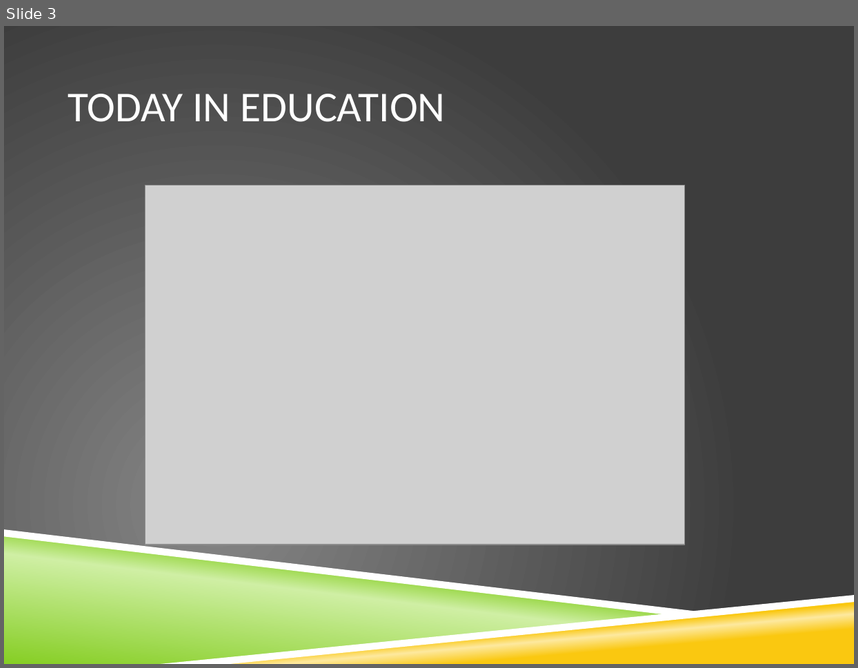
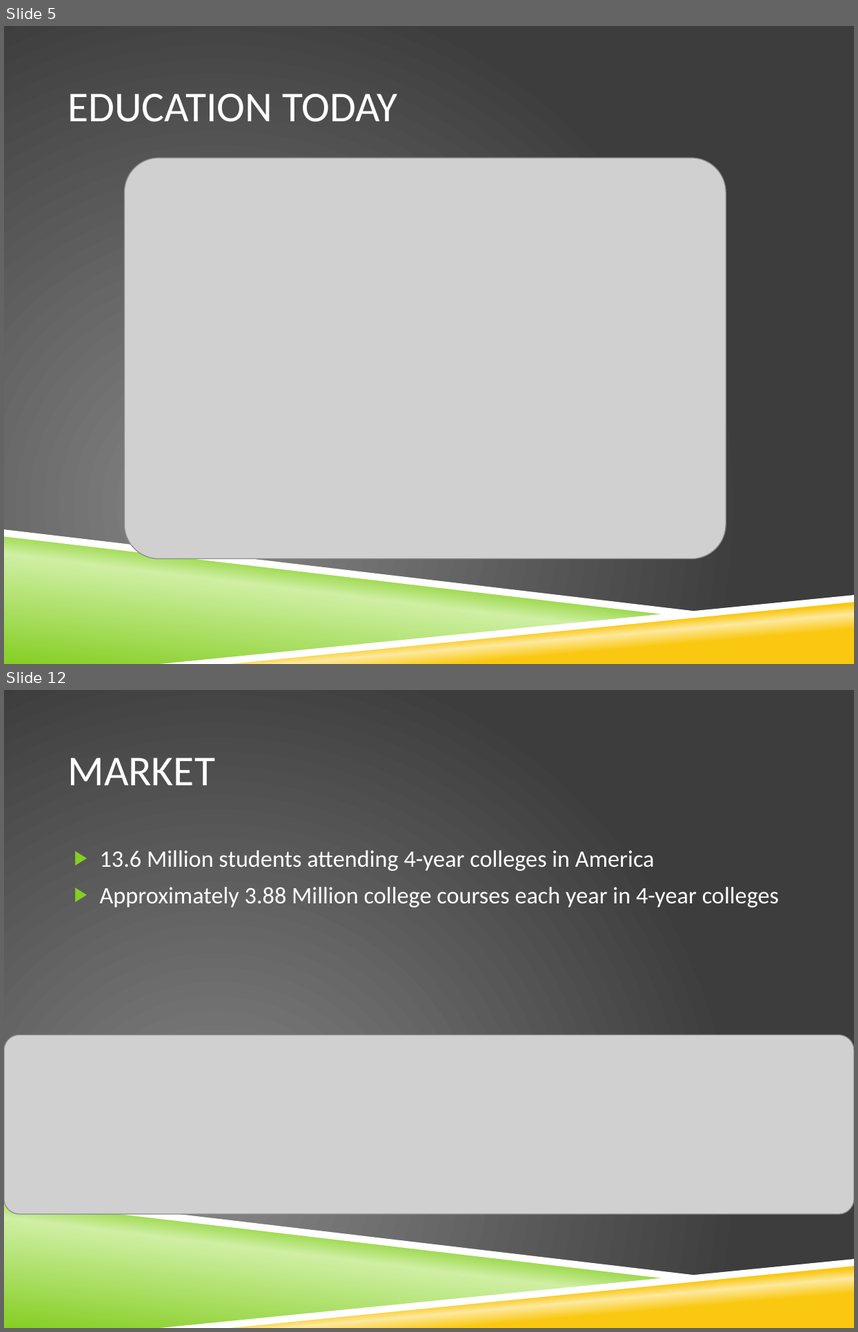
Before and after one commit to aplassard/NoteCollab, a slide deck: diagrams/Presentation1.pptx. Shown one above the other, each under a label of ours: slide 3 before the commit, slides 5 and 12 after it; the slides between them are not shown. The pictures are 858x668 and 858x1332 pixels, drawn with LibreOffice and Linux fonts; fonts in the diff are those of the drawing; grey boxes stand for pictures; background and template pictures are left out. Boxes give left, top, right and bottom in pixels: in the first picture for what was removed or moved away, otherwise in the second. Text is boxed around its words. In the diff, an @@ line names an element or a change of style, - is before the commit and + after.

```diff
--- a/diagrams/Presentation1.pptx
+++ b/diagrams/Presentation1.pptx
@@ slide 12 added at <box>4,690,854,1328</box>, background picture (left out); not listed: 4 template elements that a slide beside it also shows @@
@@ title added at <box>67,758,215,785</box>, 36 pt, text #FFFFFF @@
+MARKET
@@ text added at <box>100,850,779,907</box>, 20 pt, text #FFFFFF @@
+▶ 13.6 Million students attending 4-year colleges in America
+▶ Approximately 3.88 Million college courses each year in 4-year colleges
@@ picture added at <box>4,1034,854,1214</box> @@
@@ what was slide 3 is now slide 5 @@
@@ slide 5 changed as well @@
@@ title at <box>67,94,397,122</box>: text changed @@
-TODAY IN EDUCATION
+EDUCATION TODAY
@@ picture: place and size @@
-picture at <box>145,185,685,545</box>
+picture at <box>125,158,726,558</box>
```
Also in this commit, not shown: 2 other slides changed, 12 other slides added, 5 slides removed, 17 other files.
